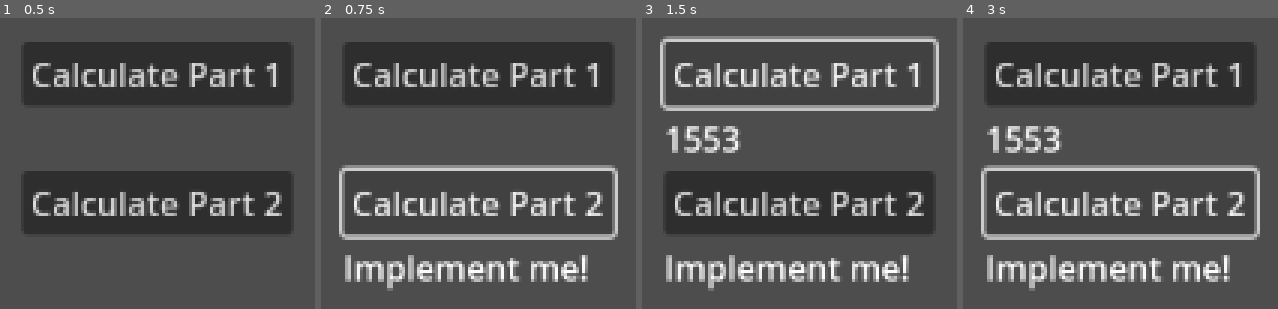
Above: before the commit, frames 1-4 (left to right).
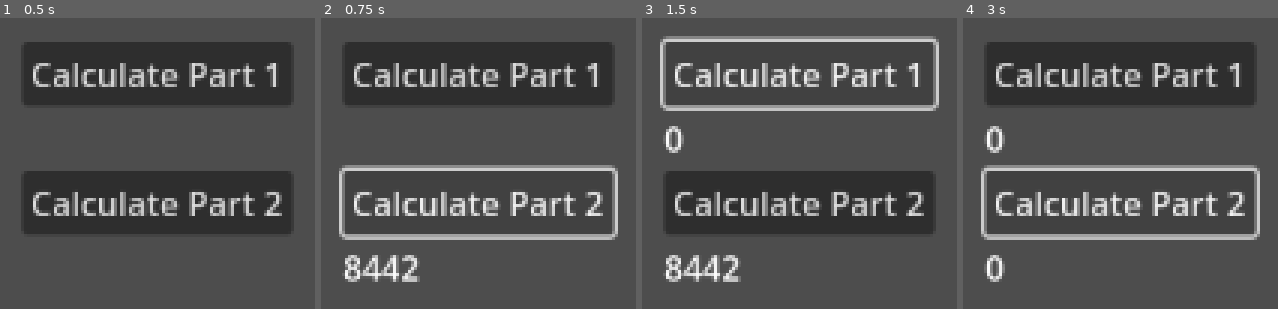
Above: after the commit, the same moments.

Repository: ehj37/Advent-of-Code-2025
Game: Godot game, scene res://day4/day4.tscn
The game is run twice, just before and just after one commit, with the same random seed, the same clock (stepped at 60 frames per second) and the same inputs.
Inputs:
- Up to frame 1 (0.5 s): no input
- Up to frame 2 (0.75 s): click "Calculate Part 2" at 0.5 s
- Up to frame 3 (1.5 s): click "Calculate Part 1" at 1.25 s
- Up to frame 4 (3 s): click "Calculate Part 1" at 2 s; click "Calculate Part 2" at 2.75 s

Frame 1 is identical in both runs. In frame 2, 4.3% of the frame differs, in the area x 6-85%, y 81-94%; in frame 3, 5.8%, in the area x 6-85%, y 37-94%; in frame 4, 5.4%.

Commit message:
Day 4 part 2

Diff:
--- a/advent-of-code-2025/day4/day4.gd
+++ b/advent-of-code-2025/day4/day4.gd
@@ -126,7 +126,28 @@
 func part_two() -> String:
 	_parse_input()
 
-	return "Implement me!"
+	var num_removed_paper = 0
+	var attempt_to_remove = true
+	while attempt_to_remove:
+		var paper_removed = false
+
+		for row: Array[Cell] in _grid.rows:
+			for cell in row:
+				if cell.value != Cell.Value.PAPER:
+					continue
+
+				var paper_count = 0
+				for dir in Cell.Direction.values():
+					if cell.get_value_in_dir(dir) == Cell.Value.PAPER:
+						paper_count += 1
+				if paper_count < 4:
+					cell.value = Cell.Value.EMPTY
+					num_removed_paper += 1
+					paper_removed = true
+
+		attempt_to_remove = paper_removed
+
+	return str(num_removed_paper)
 
 
 func _on_button_part_1_pressed():
